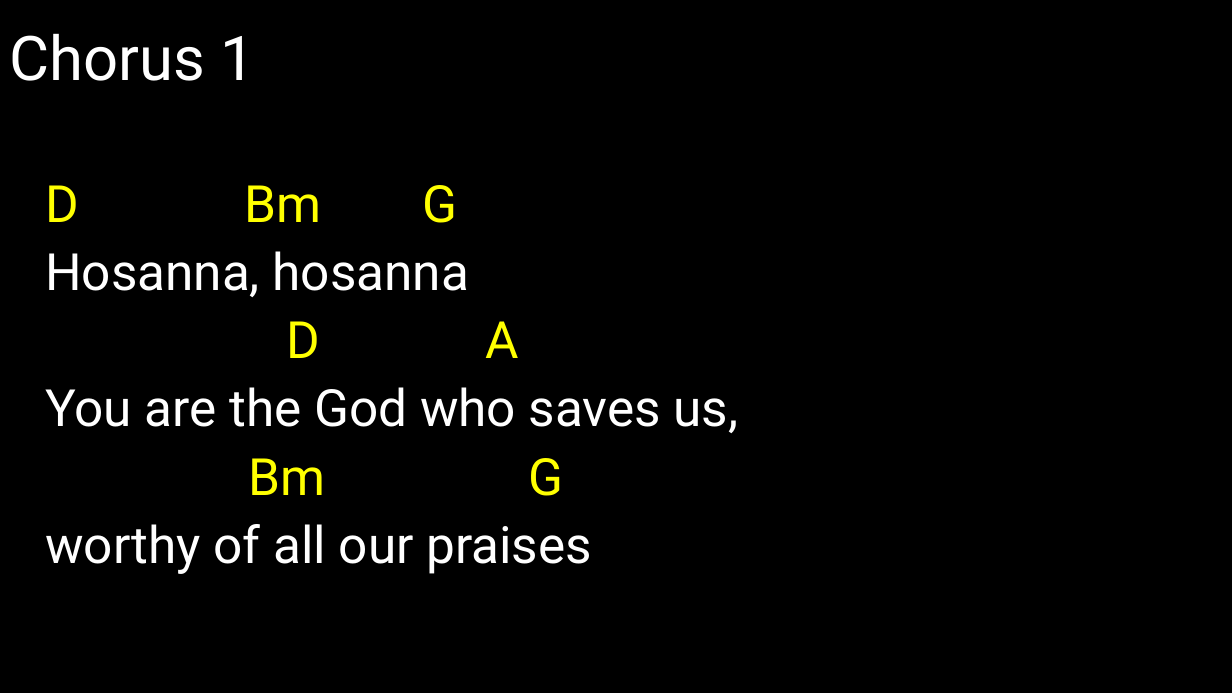
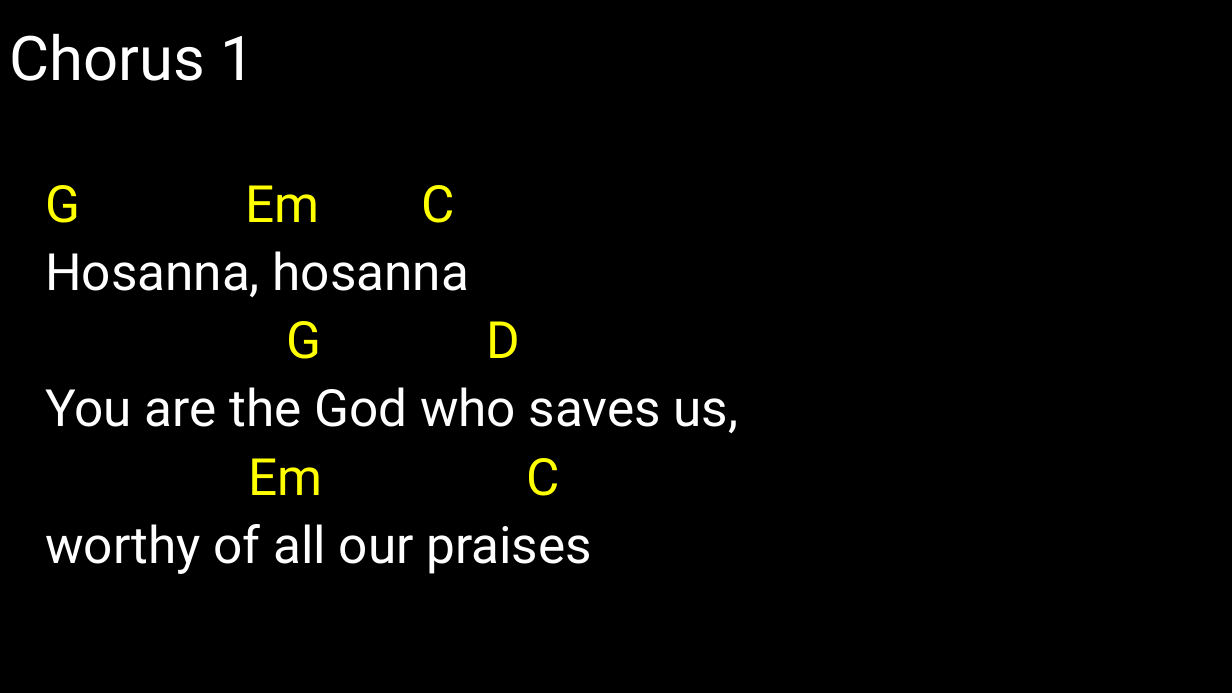
Before and after one commit to kendall412/worship, a slide deck: slide 11 of Hosanna (Praise is Rising)-CH.pptx (slide 4 before the commit). Drawn at 1232x693 pixels with LibreOffice and Linux fonts; fonts in the diff are those of the drawing. Boxes give left, top, right and bottom in pixels: in the first picture for what was removed or moved away, otherwise in the second. Text is boxed around its words. In the diff, an @@ line names an element or a change of style, - is before the commit and + after.

```diff
--- a/Hosanna (Praise is Rising)-CH.pptx
+++ b/Hosanna (Praise is Rising)-CH.pptx
@@ subtitle at (45, 185, 454, 223): text changed @@
-D Bm G
+G Em C
@@ subtitle at (287, 321, 521, 359): text changed @@
-D A
+G D
@@ subtitle at (249, 458, 559, 496): text changed @@
-Bm G
+Em C
```
Also in this commit, not shown: 5 other slides changed, 5 slides added, 6 other files.
